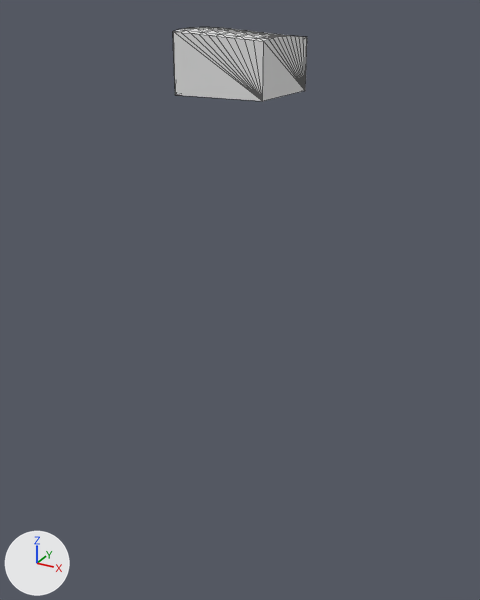
The glTF model assets/terrain/surface_pieces/surf_7_42.glb, before and after one commit.
The view is the same before and after, from a camera (50 mm lens) standing at (-55.1, -134.3, -20.9) and looking at (-72.9, -102.0, -37.1). Arrows for +X, +Y and +Z are at lower left; the lights stay in place. The first picture is the older version. Mesh edges are drawn as thin lines. Where no turn or scale is listed for an object, it has been applied to the vertices.

In view in the first picture: 'geometry_0'.
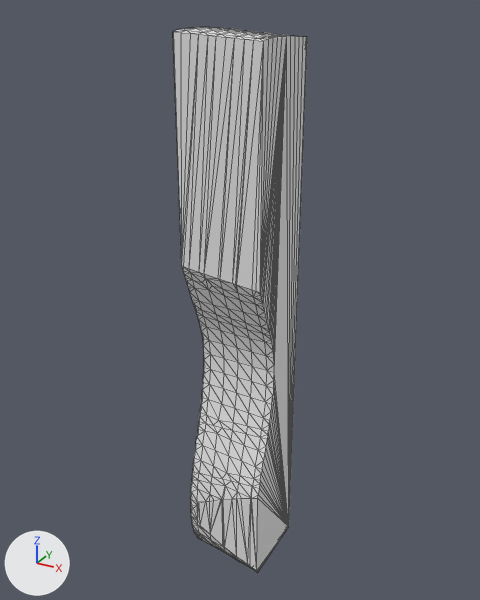
Pixel boxes (x1, y1, x2, y2) of what changed, in the pictures (480 x 600 px):
```json
{"object": "geometry_0", "change": "reshaped", "before": [173, 27, 307, 101], "after": [173, 27, 307, 572], "on screen": "628% taller"}
{"part": 1, "of": "me_geometry_0", "change": "added", "after": [173, 32, 307, 572]}
```

Scene script edits in JSON lines:
```json
{"block": "me_geometry_0", "where": "# used by ob_geometry_0; location = (0.0, 0.0, 0.0)"}
{"op": "remove", "block": "me_geometry_0", "code": "me_geometry_0.from_pydata(...)  # 75 vertices, 146 faces; spans x -75.0..-70.0, y -105.0..-100.0, z -25.0..-21.87"}
{"op": "add", "block": "me_geometry_0", "code": "me_geometry_0.from_pydata(...)  # 329 vertices, 654 faces; spans x -75.0..-70.0, y -105.0..-100.0, z -55.0..-21.87"}
{"block": "me_geometry_0", "change": "me_geometry_0 part 1: 258 vertices added at x -75.0..-70.0, y -105.0..-100.0, z -55.0..-34.28"}
{"block": "me_geometry_0", "change": "other edits to the shape of me_geometry_0 do not show in these pictures"}
```
